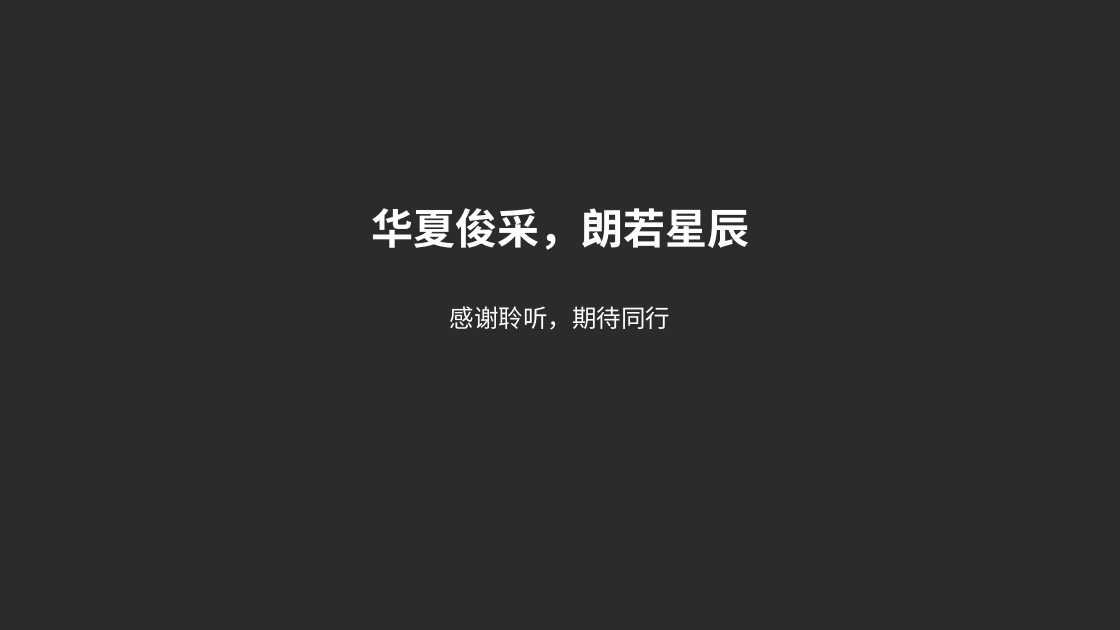
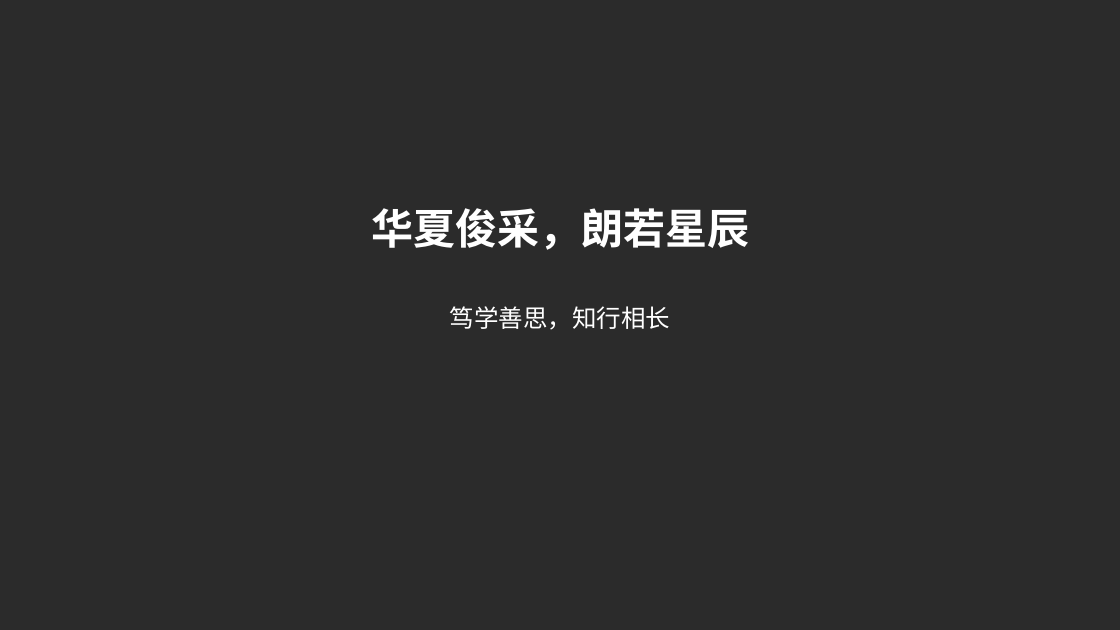
Before and after one commit to 2503668375-boop/hualang-ppt-skill, a slide deck: slide 16 of artifact-template-hualang-school/assets/scene-examples.pptx (slide 26 before the commit). Drawn at 1120x630 pixels with LibreOffice and Linux fonts; fonts in the diff are those of the drawing; background and template pictures are left out; a plain dark background stands for a picture behind light text. Boxes give left, top, right and bottom in pixels: in the first picture for what was removed or moved away, otherwise in the second. Text is boxed around its words. In the diff, an @@ line names an element or a change of style, - is before the commit and + after.

```diff
--- a/artifact-template-hualang-school/assets/scene-examples.pptx
+++ b/artifact-template-hualang-school/assets/scene-examples.pptx
@@ text at box(450, 306, 670, 330): text changed @@
-感谢聆听，期待同行
+笃学善思，知行相长
```
Also in this commit, not shown: 2 other slides changed, 13 slides added, 23 slides removed, 47 other files.
